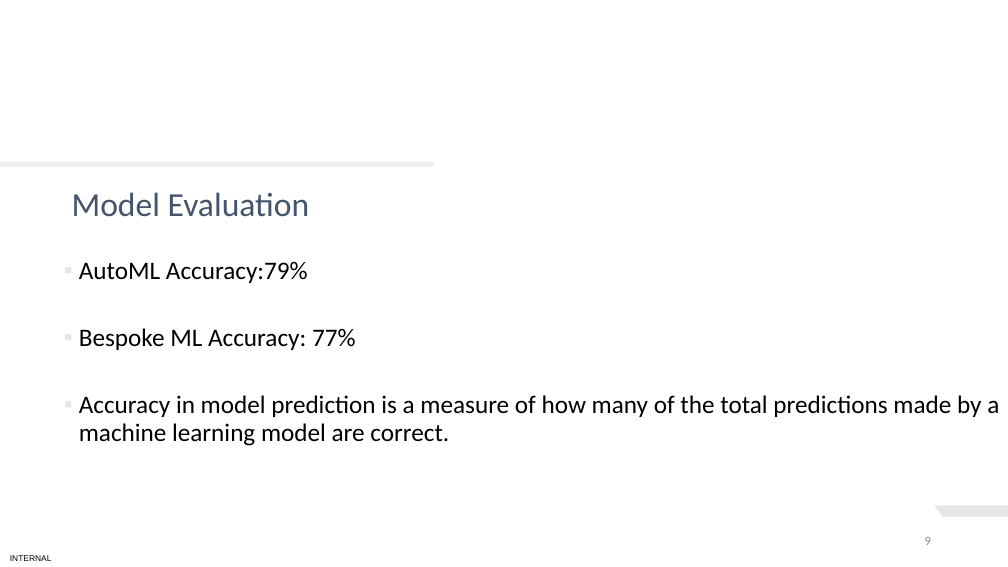
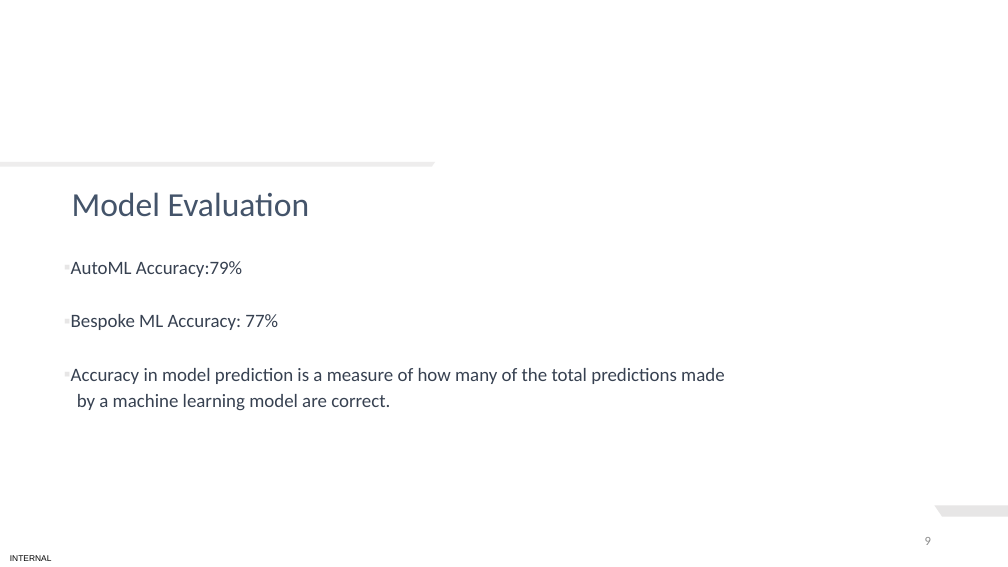
Before and after one commit to elliotdata/Standard-Bank-Internship, a slide deck: slide 9 of Client Presentation.pptx. Drawn at 1008x567 pixels with LibreOffice and Linux fonts; fonts in the diff are those of the drawing. Boxes give left, top, right and bottom in pixels: in the first picture for what was removed or moved away, otherwise in the second. Text is boxed around its words. In the diff, an @@ line names an element or a change of style, - is before the commit and + after.

```diff
--- a/Client Presentation.pptx
+++ b/Client Presentation.pptx
@@ text at box(71, 261, 278, 330): size 24 to 18 pt, text colour #000000 to #374151 in "AutoML Accuracy:79%", "Bespoke ML Accuracy: 77%"; indent changed @@
@@ text at box(71, 368, 724, 411): text changed; size 24 to 18 pt; text colour #000000 to #374151 @@
-▪ Accuracy in model prediction is a measure of how many of the total predictions made by a machine learning model are correct.
+▪ Accuracy in model prediction is a measure of how many of the total predictions made
+by a machine learning model are correct.
```
